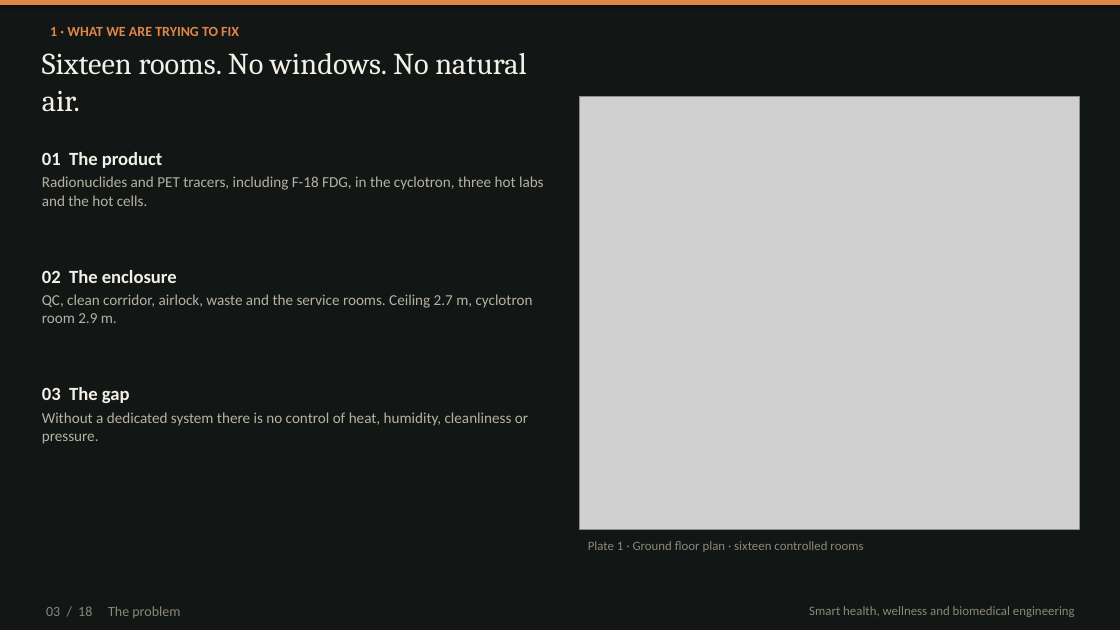
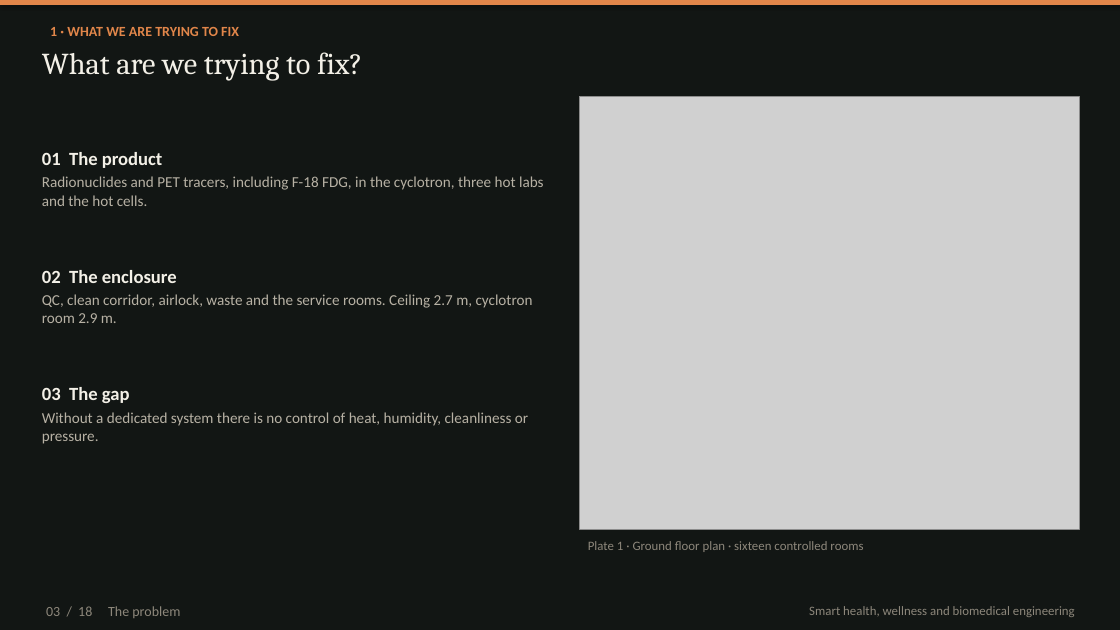
Before and after one commit to kakaijacob/Special-Operations-Schema, a slide deck: slide 3 of iek-talks/IEK_Cyclotron_HVAC_18_slides.pptx. Drawn at 1120x630 pixels with LibreOffice and Linux fonts; fonts in the diff are those of the drawing; grey boxes stand for pictures. Boxes give left, top, right and bottom in pixels: in the first picture for what was removed or moved away, otherwise in the second. Text is boxed around its words. In the diff, an @@ line names an element or a change of style, - is before the commit and + after.

```diff
--- a/iek-talks/IEK_Cyclotron_HVAC_18_slides.pptx
+++ b/iek-talks/IEK_Cyclotron_HVAC_18_slides.pptx
@@ text at <box>42,52,362,81</box>: text changed @@
-Sixteen rooms. No windows. No natural air.
+What are we trying to fix?
```
Also in this commit, not shown: 17 other slides changed, 1 other file.
